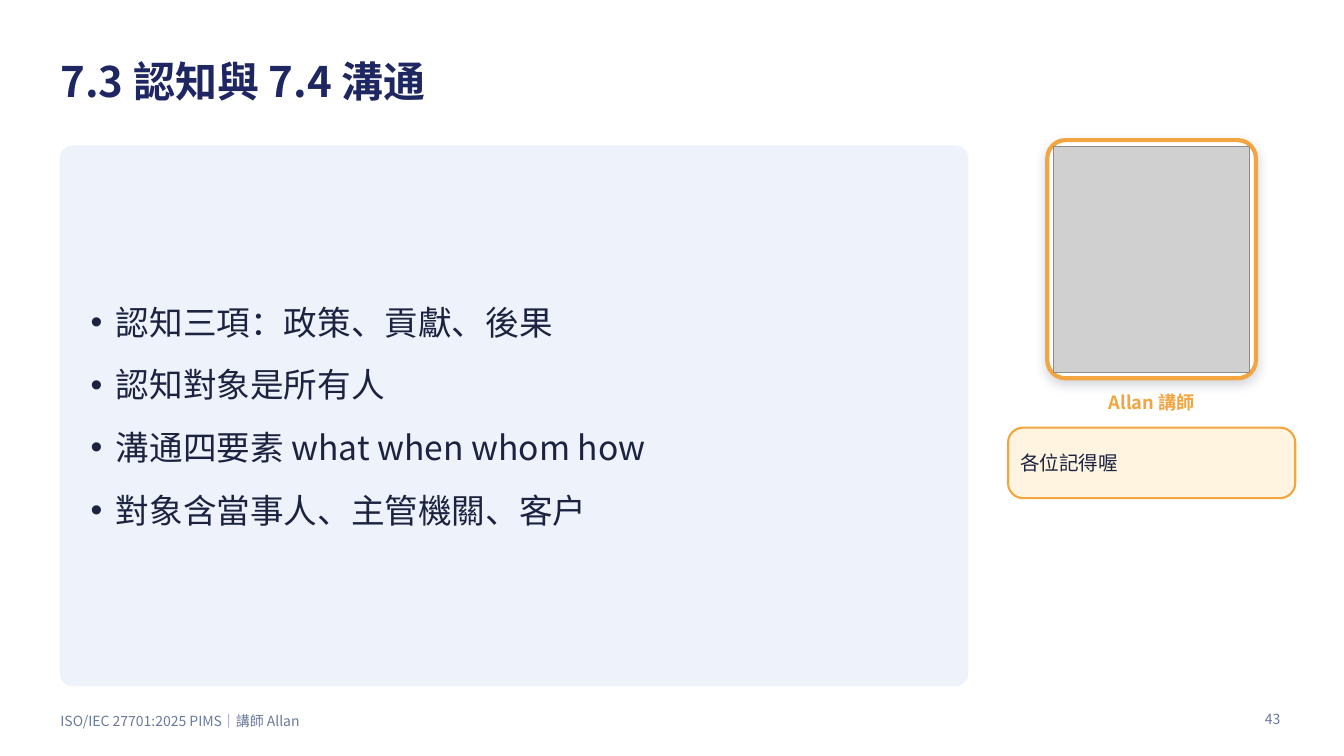
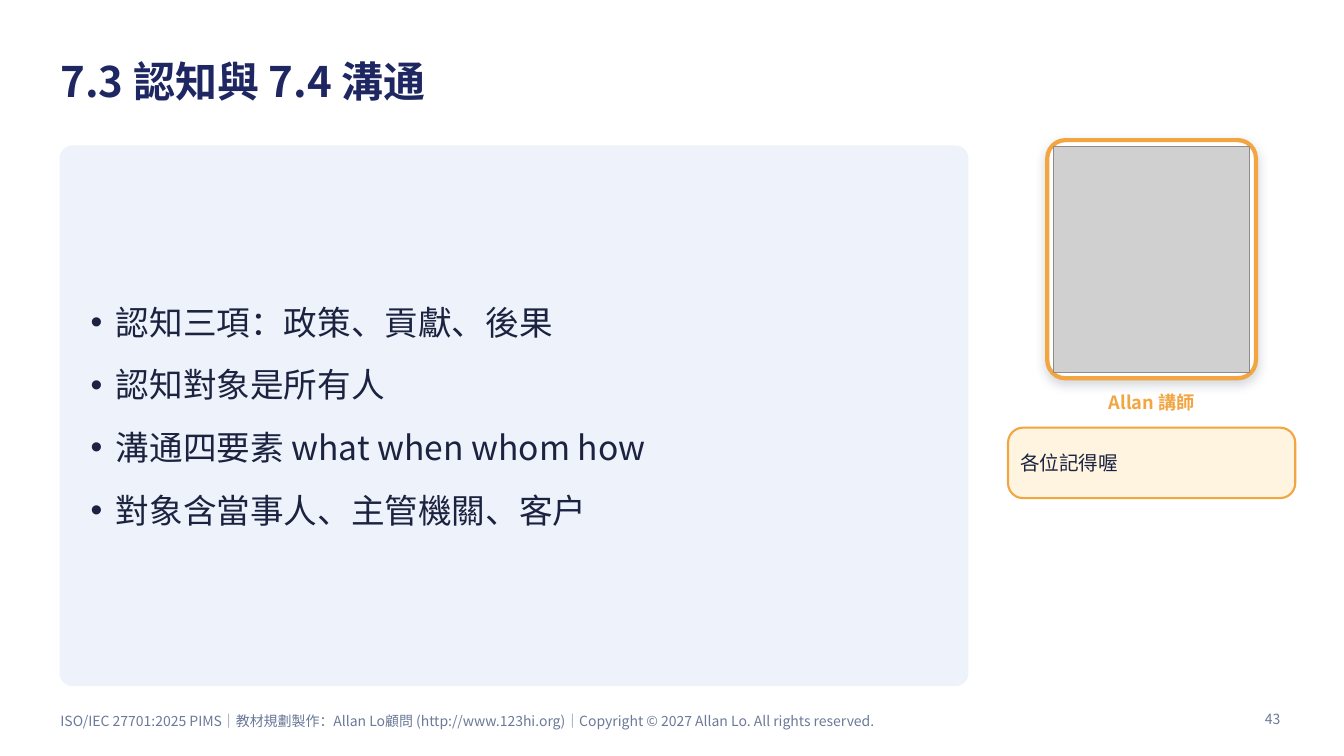
Before and after one commit to allanloplus/ISO27701_course, a slide deck: slide 43 of slides/ISO27701_2025_PIMS_講師簡報.pptx. Drawn at 1344x756 pixels with LibreOffice and Linux fonts; fonts in the diff are those of the drawing; grey boxes stand for pictures. Boxes give left, top, right and bottom in pixels: in the first picture for what was removed or moved away, otherwise in the second. Text is boxed around its words. In the diff, an @@ line names an element or a change of style, - is before the commit and + after.

```diff
--- a/slides/ISO27701_2025_PIMS_講師簡報.pptx
+++ b/slides/ISO27701_2025_PIMS_講師簡報.pptx
@@ text at [60,714,875,730]: text changed @@
-ISO/IEC 27701:2025 PIMS｜講師 Allan
+ISO/IEC 27701:2025 PIMS｜教材規劃製作：Allan Lo顧問 (http://www.123hi.org)｜Copyright © 2027 Allan Lo. All rights reserved.
```
Also in this commit, not shown: 93 other slides changed, 6 other files.
